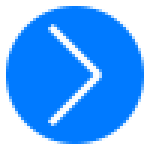
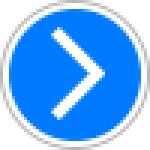
Two versions of the same layered image (150x150). Layer-by-layer changes:
removed layer "Form 6" over (48, 24, 102, 78)
removed layer "Form 7" over (48, 72, 102, 126)
added layer "Form 8 Kopie" above "Form 8" over (51, 27, 105, 81)
added layer "Form 8" above "Ellipse 1 Kopie" over (51, 66, 105, 120)
added layer "Ellipse 1 Kopie" above "Ellipse 1" over (0, 0, 150, 150)
painted on "Ellipse 1" over (6, 6, 144, 144)
